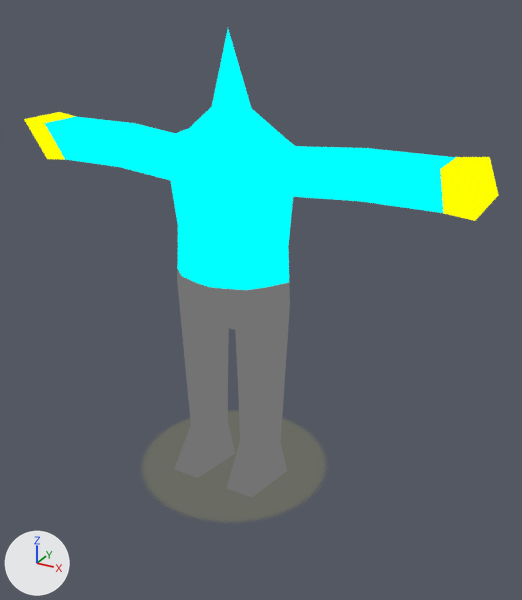
A saved change to the glTF model body/DefaultMaleBody.glb.
Rendered twice from a 50 mm lens placed at (1.35, -2.21, 1.89), pointed at (0.12, 0.02, 0.77). Arrows for +X, +Y and +Z are at lower left; the lights stay in place. The picture after the commit comes second.

In view in the first picture: 'body.001'.
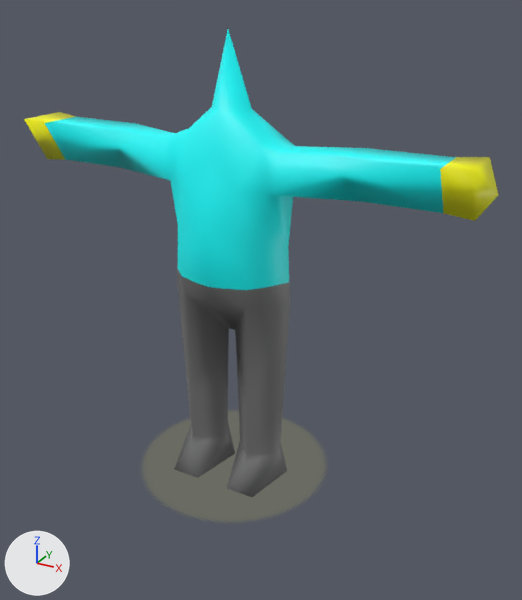
Commit message: Updated male model with shading

Edits to the scene script, one JSON object a line:
```json
{"op": "remove", "block": "mat_mt_body", "code": "n0 = _N.new('ShaderNodeEmission'); n0.name = 'Emission'"}
{"op": "remove", "block": "mat_mt_body", "code": "n1 = _N.new('ShaderNodeLightPath'); n1.name = 'Light Path'"}
{"op": "remove", "block": "mat_mt_body", "code": "n2 = _N.new('ShaderNodeBsdfTransparent'); n2.name = 'Transparent BSDF'"}
{"op": "remove", "block": "mat_mt_body", "code": "n3 = _N.new('ShaderNodeMixShader'); n3.name = 'Mix Shader'"}
{"op": "add", "block": "mat_mt_body", "code": "n8 = _N.new('ShaderNodeBsdfPrincipled'); n8.name = 'Principled BSDF'"}
{"block": "mat_mt_body", "where": "n4 = _N.new('ShaderNodeOutputMaterial'); n4.name = 'Material Output'"}
{"block": "mat_mt_body", "where": "n5 = _N.new('ShaderNodeMix'); n5.name = 'Mix'"}
{"op": "remove", "block": "mat_mt_body", "code": "_L.new(n1.outputs[0], n3.inputs[0])  # 'Is Camera Ray' to 'Factor'"}
{"op": "remove", "block": "mat_mt_body", "code": "_L.new(n2.outputs[0], n3.inputs[1])  # 'BSDF' to 'Shader'"}
{"op": "remove", "block": "mat_mt_body", "code": "_L.new(n0.outputs[0], n3.inputs[2])  # 'Emission' to 'Shader'"}
{"op": "remove", "block": "mat_mt_body", "code": "_L.new(n3.outputs[0], n4.inputs[0])  # 'Shader' to 'Surface'"}
{"op": "remove", "block": "mat_mt_body", "code": "_L.new(n5.outputs[2], n0.inputs[0])  # 'Result' to 'Color'"}
{"op": "add", "block": "mat_mt_body", "code": "_L.new(n8.outputs[0], n4.inputs[0])  # 'BSDF' to 'Surface'"}
{"op": "add", "block": "mat_mt_body", "code": "_L.new(n5.outputs[2], n8.inputs[0])  # 'Result' to 'Base Color'"}
```

Location of each change, [x1, y1, x2, y2] in pixels of the pictures (522 x 600 px):
```json
{"object": "body.001", "change": "recoloured", "before": [24, 29, 498, 500], "after": [24, 29, 498, 500]}
```
